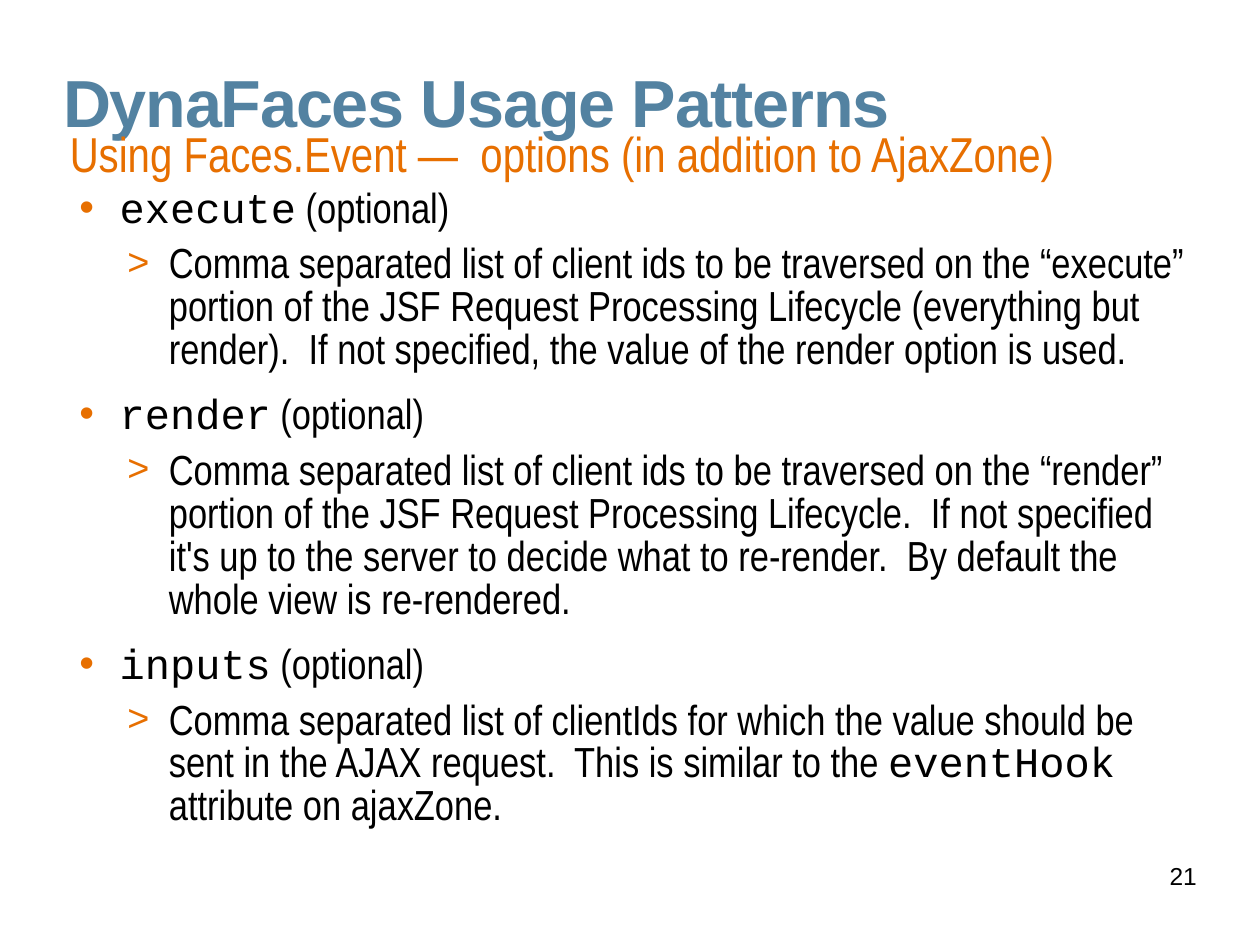
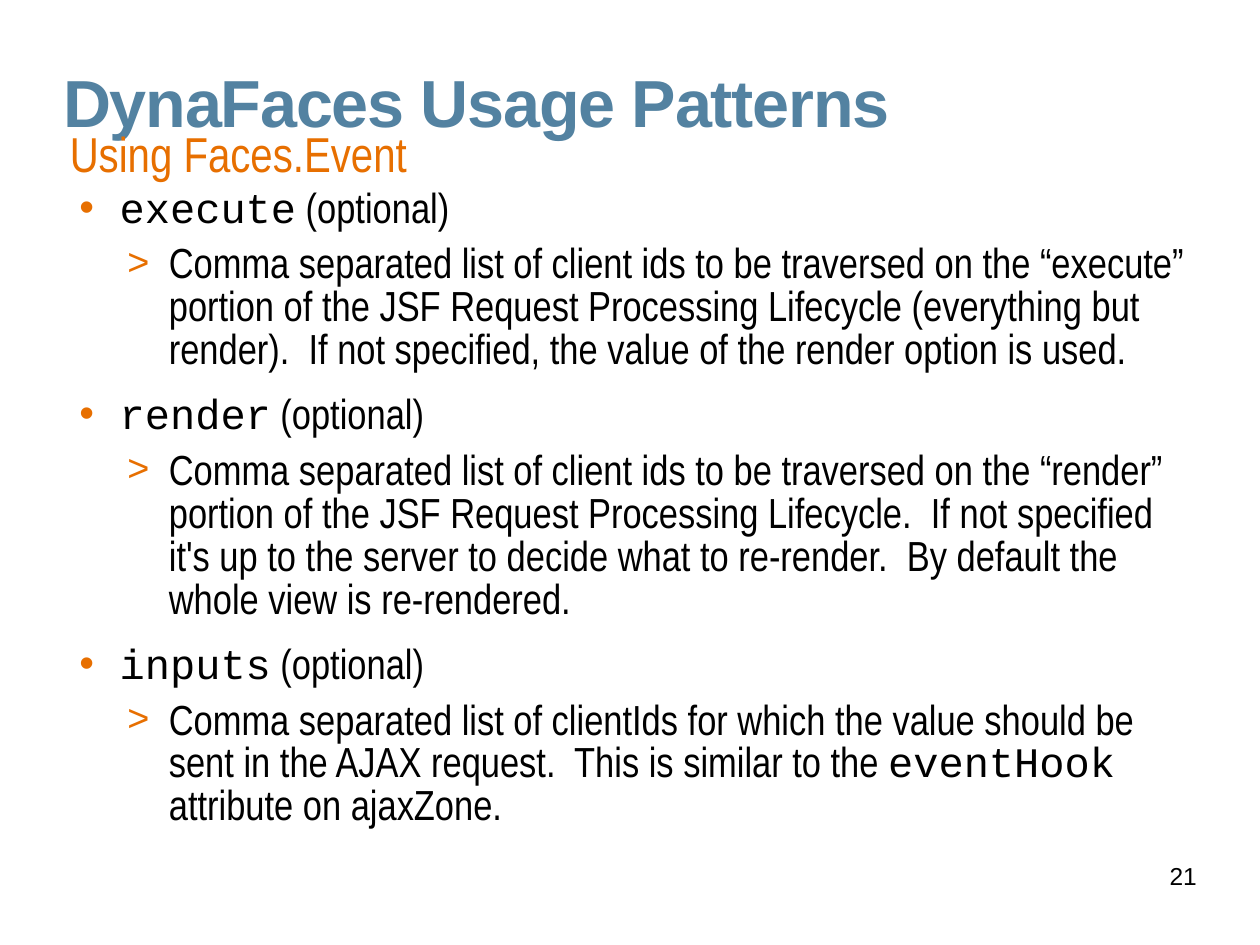
Before and after one commit to javaee/javaserverfaces-extensions, a slide deck: slide 21 of www/slides/dynafaces-advanced.odp. Drawn at 1260x945 pixels with LibreOffice and Linux fonts; fonts in the diff are those of the drawing; background and template pictures are left out. Boxes give left, top, right and bottom in pixels: in the first picture for what was removed or moved away, otherwise in the second. Text is boxed around its words. In the diff, an @@ line names an element or a change of style, - is before the commit and + after.

```diff
--- a/www/slides/dynafaces-advanced.odp
+++ b/www/slides/dynafaces-advanced.odp
@@ text at (70, 132, 407, 181): text changed @@
-Using Faces.Event — options (in addition to AjaxZone)
+Using Faces.Event
```
Also in this commit, not shown: 1 other slide changed, 1 slide added.
